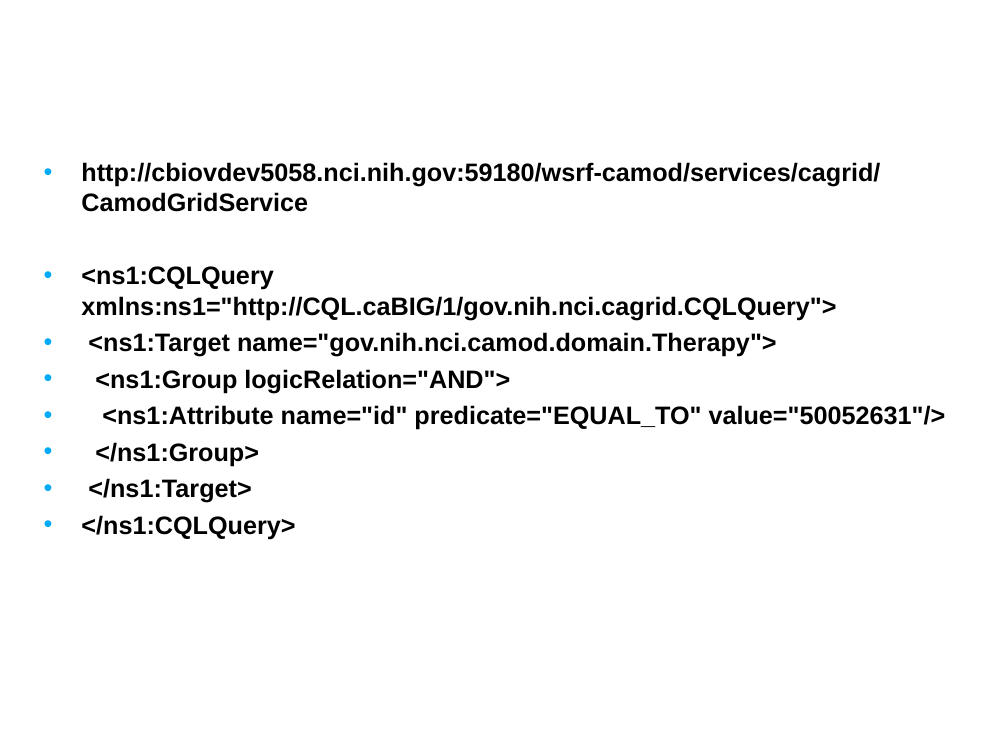
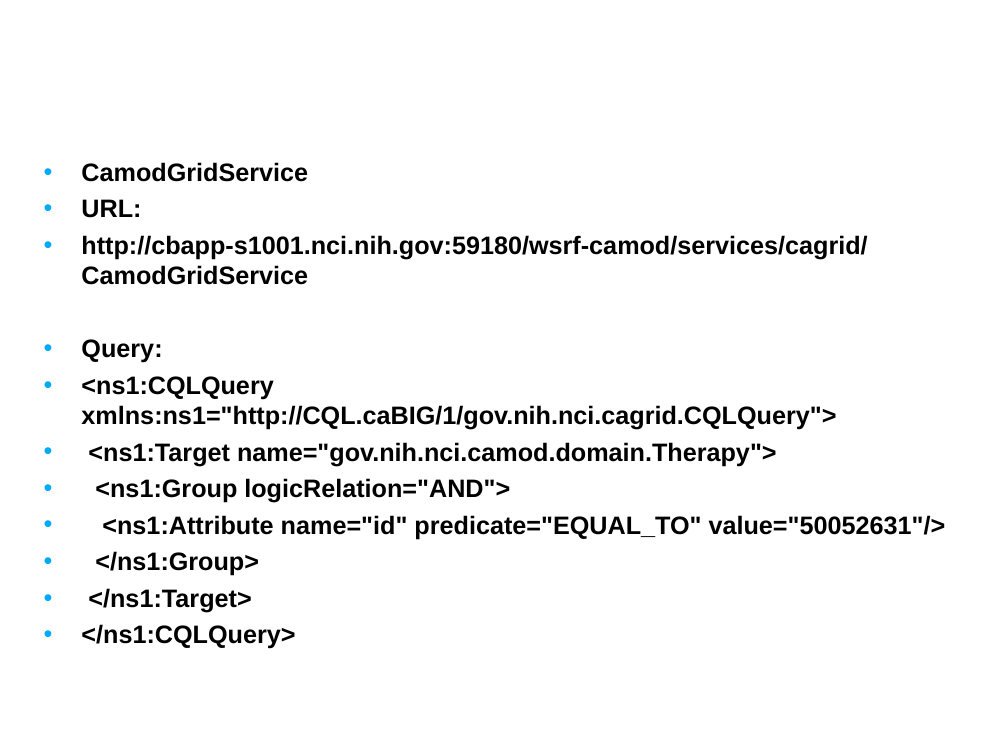
Before and after one commit to NCIP/camod-docs, a slide deck: slide 22 of CABIG compliance/caMOD 2.5 VCDE Submission/item1-Brief Description of the data system and its design(ppt)/caMOD_Interoperability_Review_2009.ppt. Drawn at 1008x756 pixels with LibreOffice and Linux fonts; fonts in the diff are those of the drawing; background and template pictures are left out. Boxes give left, top, right and bottom in pixels: in the first picture for what was removed or moved away, otherwise in the second. Text is boxed around its words. In the diff, an @@ line names an element or a change of style, - is before the commit and + after.

Commit message:
updated API and grid sections
SVN-Revision: 4188

```diff
--- a/CABIG compliance/caMOD 2.5 VCDE Submission/item1-Brief Description of the data system and its design(ppt)/caMOD_Interoperability_Review_2009.ppt
+++ b/CABIG compliance/caMOD 2.5 VCDE Submission/item1-Brief Description of the data system and its design(ppt)/caMOD_Interoperability_Review_2009.ppt
@@ text at [81,162,867,363]: text changed @@
-• http://cbiovdev5058.nci.nih.gov:59180/wsrf-camod/services/cagrid/CamodGridService
+• CamodGridService
+• URL:
+• http://cbapp-s1001.nci.nih.gov:59180/wsrf-camod/services/cagrid/CamodGridService
+• Query:
```
Also in this commit, not shown: 4 other slides changed, 1 slide added, 1 slide removed.
